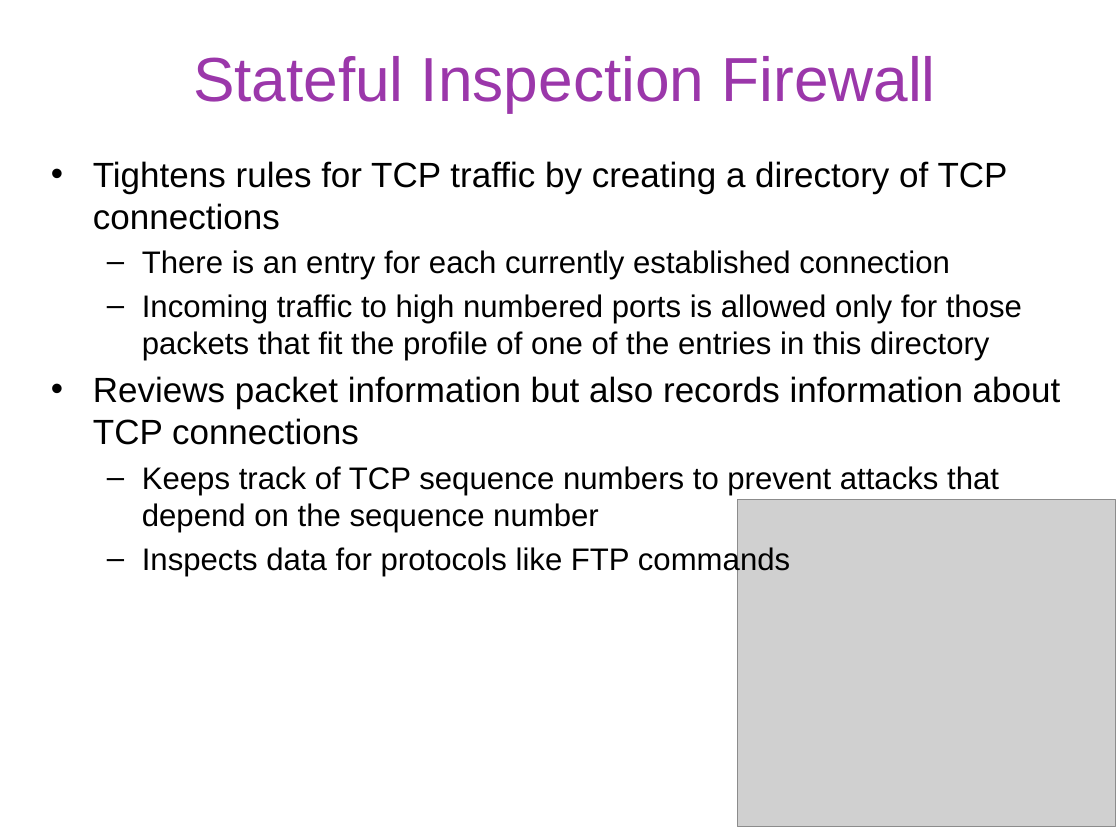
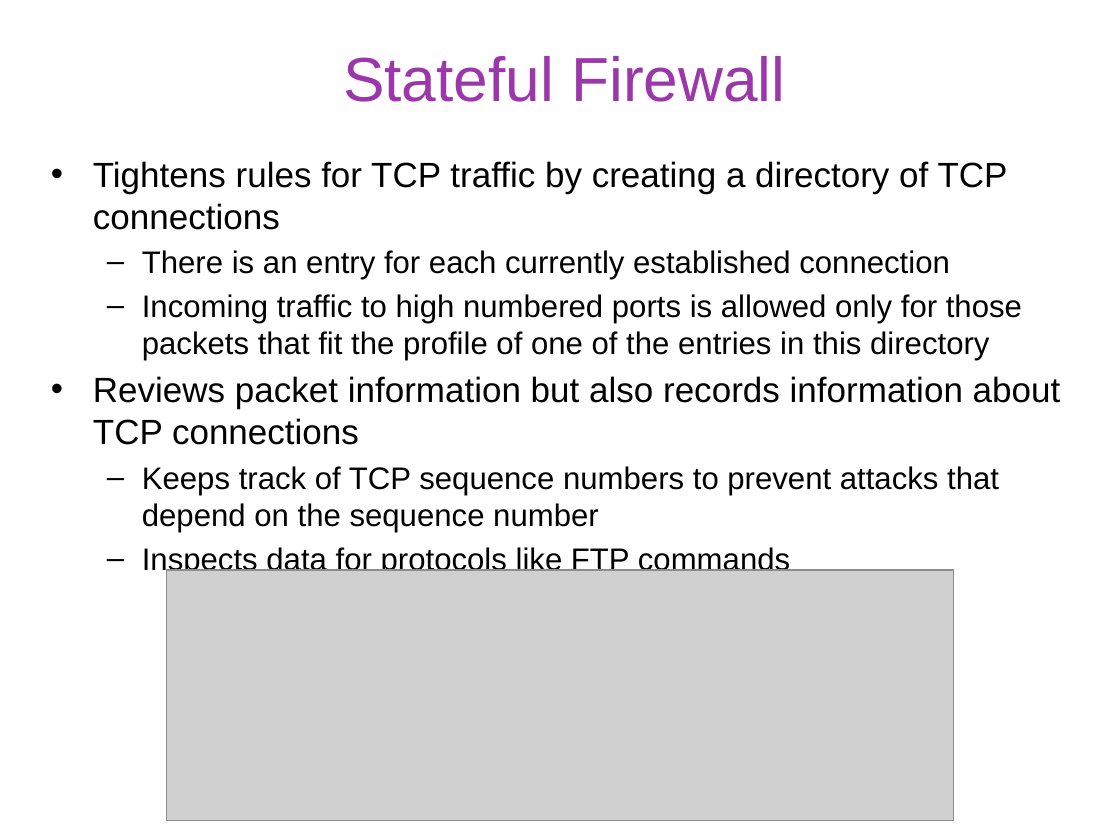
Before and after one commit to gulaoshi/gu.github.io, a slide deck: slide 16 of InfoSec/PPTs/L10-CH09-Firewalls and Intrusion Prevention.pptx. Drawn at 1120x840 pixels with LibreOffice and Linux fonts; fonts in the diff are those of the drawing; grey boxes stand for pictures. Boxes give left, top, right and bottom in pixels: in the first picture for what was removed or moved away, otherwise in the second. Text is boxed around its words. In the diff, an @@ line names an element or a change of style, - is before the commit and + after.

```diff
--- a/InfoSec/PPTs/L10-CH09-Firewalls and Intrusion Prevention.pptx
+++ b/InfoSec/PPTs/L10-CH09-Firewalls and Intrusion Prevention.pptx
@@ title at (x1=343, y1=56, x2=785, y2=102): text changed @@
-Stateful Inspection Firewall
+Stateful Firewall
@@ picture removed at (x1=737, y1=500, x2=1114, y2=827) @@
@@ picture added at (x1=167, y1=570, x2=953, y2=821) @@
@@ page number removed at (x1=1079, y1=826, x2=1100, y2=830) @@
-16
```
Also in this commit, not shown: 4 other slides changed, 1 slide added, 3 slides removed, 24 other files.
